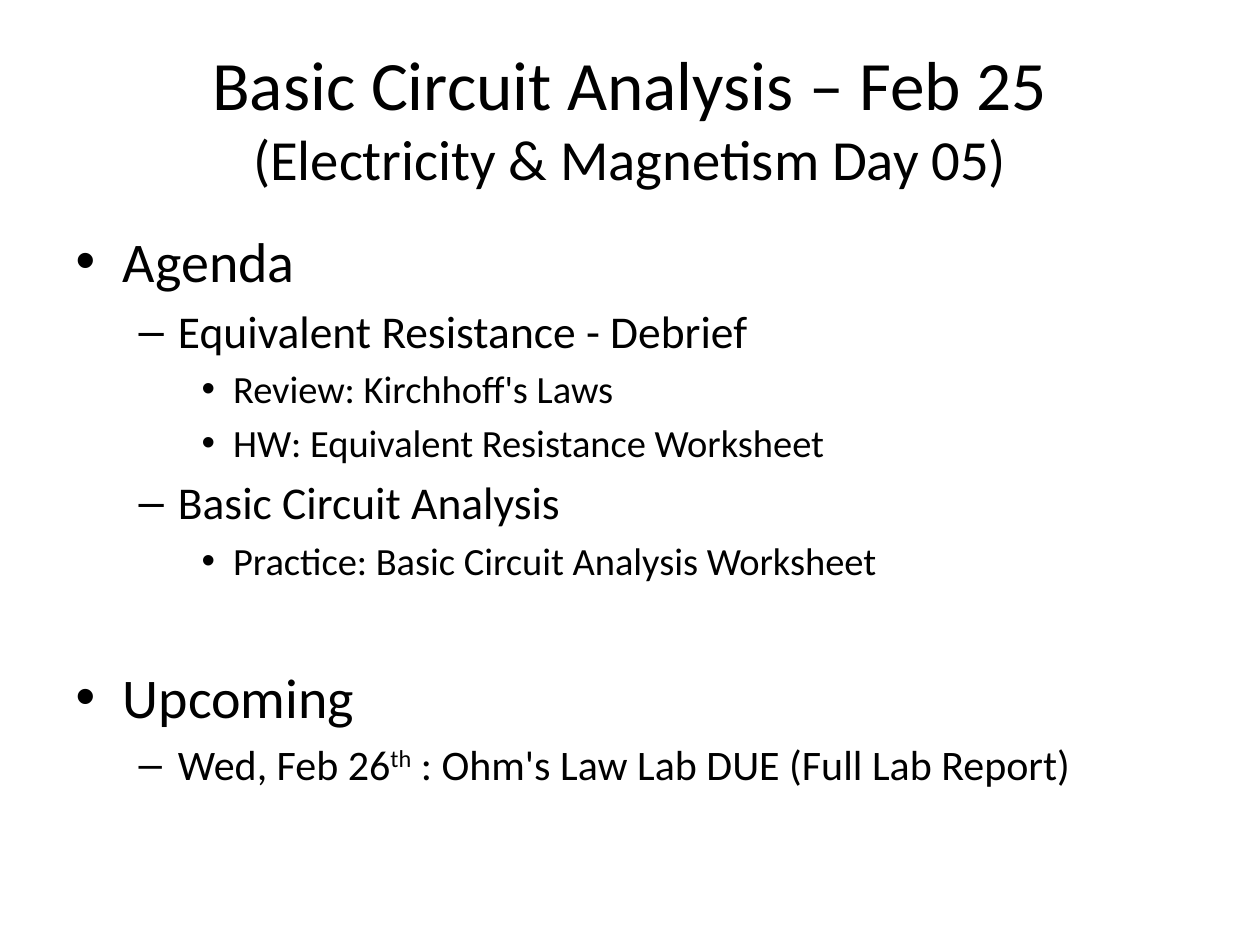
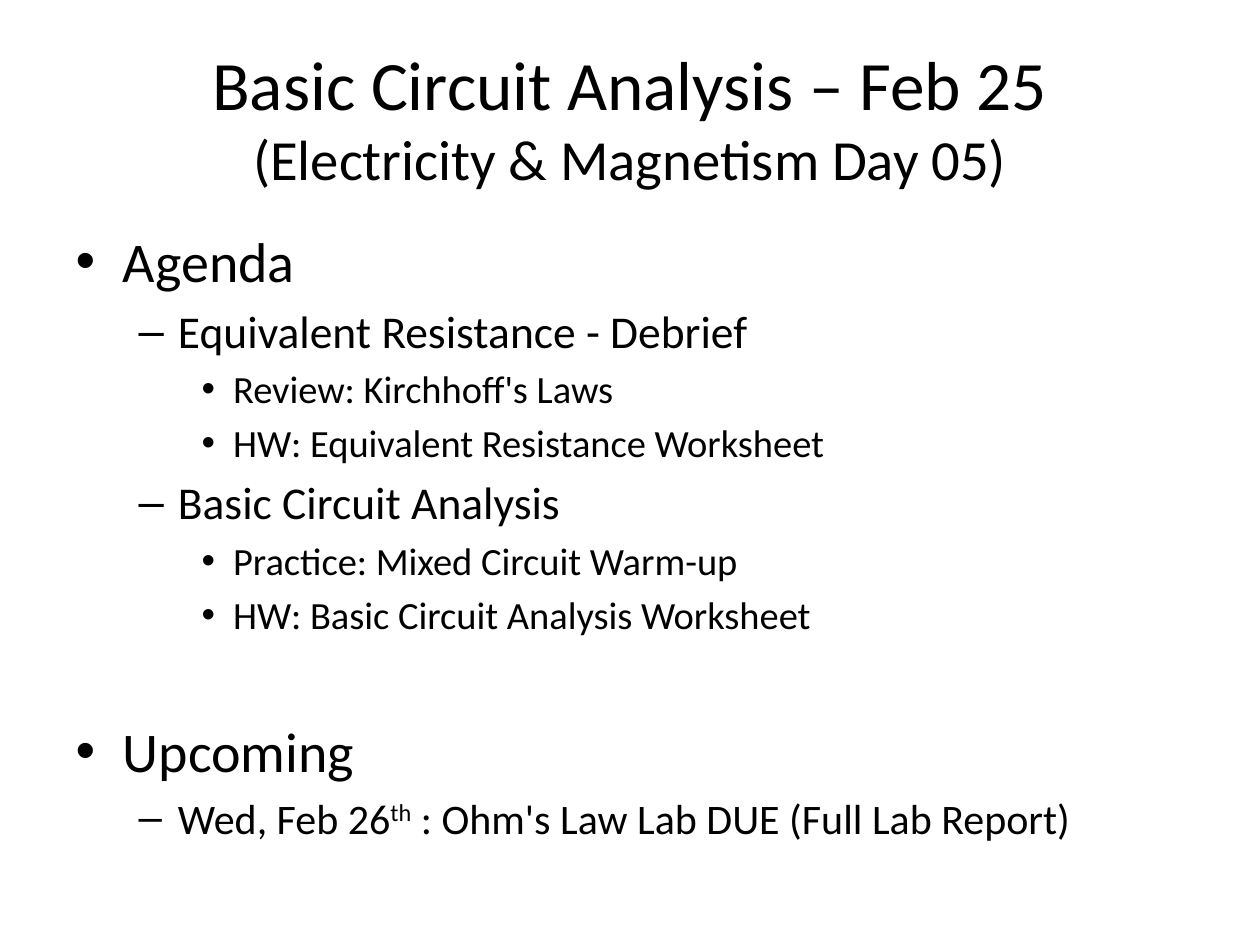
Before and after one commit to Greg5519/SPH3U0, a slide deck: slide 1 of Daily Agendas/Day04.2_BasicCircuitAnalysis.pptx. Drawn at 1260x945 pixels with LibreOffice and Linux fonts; fonts in the diff are those of the drawing. Boxes give left, top, right and bottom in pixels: in the first picture for what was removed or moved away, otherwise in the second. Text is boxed around its words. In the diff, an @@ line names an element or a change of style, - is before the commit and + after.

```diff
--- a/Daily Agendas/Day04.2_BasicCircuitAnalysis.pptx
+++ b/Daily Agendas/Day04.2_BasicCircuitAnalysis.pptx
@@ text at bbox=[233, 548, 810, 636]: text changed @@
-    • Practice: Basic Circuit Analysis Worksheet
+    • Practice: Mixed Circuit Warm-up
+    • HW: Basic Circuit Analysis Worksheet
```
Also in this commit, not shown: 2 other files.
